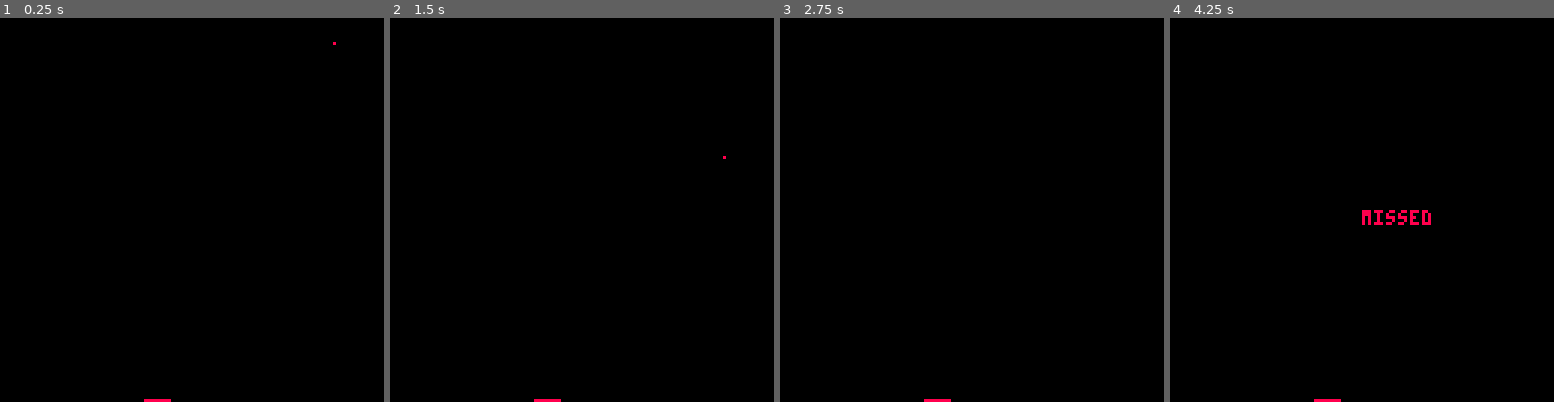
Above: before the commit, frames 1-4 (left to right).
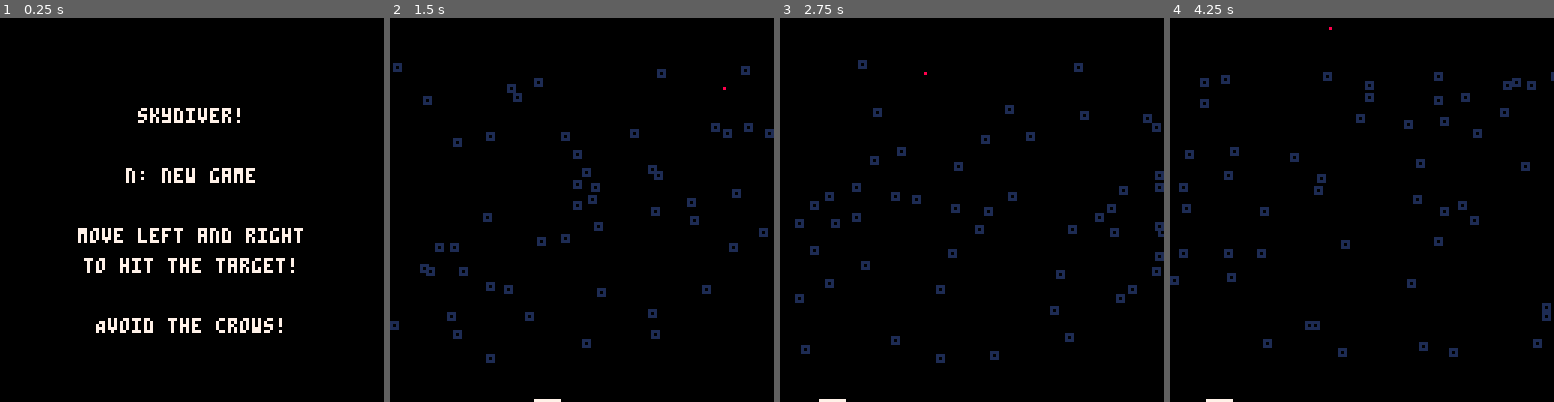
Above: after the commit, the same moments.

Repository: boostybaboon/dyskiver
Game: PICO-8 cartridge skydiver.p8
Same seed, same stepped clock (60 frames per second), same inputs: the game is played once before the commit and once after it.
Inputs:
- Up to frame 1 (0.25 s): no input
- Up to frame 2 (1.5 s): tap O (Z key) at 0.7 s
- Up to frame 3 (2.75 s): hold Right 1.6-2.1 s; tap O (Z key) at 1.7, 2.1, 2.5 s; hold Right from 2.47 s (still down)
- Up to frame 4 (4.25 s): tap O (Z key) every 0.4 s from 2.9 to 4.1 s; release Right at 3.03 s; hold Left 3.08-3.58 s; hold Right from 4.02 s (still down)

The runs differ from the first frame. In frame 1, 3.6% of the frame differs, in the area x 20-88%, y 6-100%; in frame 2, 2.5%; in frame 3, 2.5%; in frame 4, 2.9%.

Commit message:
update to include splash screen and better crows

Diff:
--- a/skydiver.p8
+++ b/skydiver.p8
@@ -3,39 +3,113 @@
 __lua__
 
 game_state = {
-    playing = 0,
-    missed = 1,
-    hit = 2
+    splash = 0,
+    playing = 1,
+    fail = 2,
+    landed = 3
 }
 
+crows = {}
+crow_size = 3 -- width and height of a crow
+crow_pixel_size = crow_size - 1 -- crow right/bottom pixel, for use in rect funtion (annoying that it's not just crow_size)
+diver_size = 1 -- width and height of the diver (if using pset)
+
+-- returns true if two rectangles overlap at all
+-- x1, y1, w1, h1 are the first rectangle's top left x, top left y, width, and height
+-- x2, y2, w2, h2 are the second rectangle's top left x, top left y, width, and height
+function check_collision(x1, y1, w1, h1, x2, y2, w2, h2)
+    return x1 < x2 + w2 and
+           x2 < x1 + w1 and
+           y1 < y2 + h2 and
+           y2 < y1 + h1
+end
+
+-- prints text centered horizontally
+function print_centered(text, y, color)
+    local x = (128 - #text * 4) / 2
+    print(text, x, y, color)
+end
+
+function clear_table(t)
+    for k in pairs(t) do
+        t[k] = nil
+    end
+end
+
+function reset()
+    diver_x = flr(rnd()*128)
+    diver_y = 0
+    target = flr(rnd()*120)
+    clear_table(crows)
+    for i = 1, 50 do
+        add(crows,
+        {
+            x = flr(rnd()*128),
+            y = 14 + flr(rnd()*100) -- this avoids crows in the top 14 pixels and bottom 14 pixels
+        })
+    end
+    current_state = game_state.playing
+end
+
 function _init()
-    current_state = game_state.playing
-	diver_x = flr(rnd()*128)
-	diver_y = 0
-    target = flr(rnd()*120)
+    current_state = game_state.splash
 end
 
 function _update()
+    if current_state ~= game_state.playing then
+        if btn(4) then
+            reset()
+        end
+        return
+    end
+
     diver_y += 1
 	if btn(0) then diver_x -= 1 end
 	if btn(1) then diver_x += 1 end
-    if diver_y >= 128 then
+
+    if diver_y >= 127 then
         if diver_x < target or diver_x > target + 8 then
-            current_state = game_state.missed
+            current_state = game_state.fail
         else
-            current_state = game_state.hit
+            current_state = game_state.landed
+        end
+        diver_y = 127
+    end
+
+    for crow in all(crows) do
+        if check_collision(diver_x,
+                           diver_y,
+                           diver_size,
+                           diver_size,
+                           crow.x,
+                           crow.y,
+                           crow_size,
+                           crow_size) then
+            current_state = game_state.fail
         end
     end
 end
 
 function _draw()
 	cls()
-	pset(diver_x, diver_y, 8)
-    rect(target, 127, target + 8, 127, 8)
-    if current_state == game_state.missed then
-        print("missed", 64, 64, 8)
-    elseif current_state == game_state.hit then
-        print("hit", 64, 64, 8)
+    if current_state == game_state.splash then
+        print_centered("skydiver!", 30, 7)
+        print_centered("n: new game", 50, 7)
+        print_centered("move left and right", 70, 7)
+        print_centered("to hit the target!", 80, 7)
+        print_centered("Avoid the crows!", 100, 7)
+        return
+    else
+        rect(target, 127, target + 8, 127, 7)
+        for crow in all(crows) do
+            rect(crow.x, crow.y, crow.x + crow_pixel_size, crow.y + crow_pixel_size, 1)
+        end
+        if current_state == game_state.fail then
+            print_centered("too bad", 64, 8)
+        elseif current_state == game_state.landed then
+            print_centered("landed", 64, 8)
+        end
+    	pset(diver_x, diver_y, 8)
     end
 end
 __gfx__
